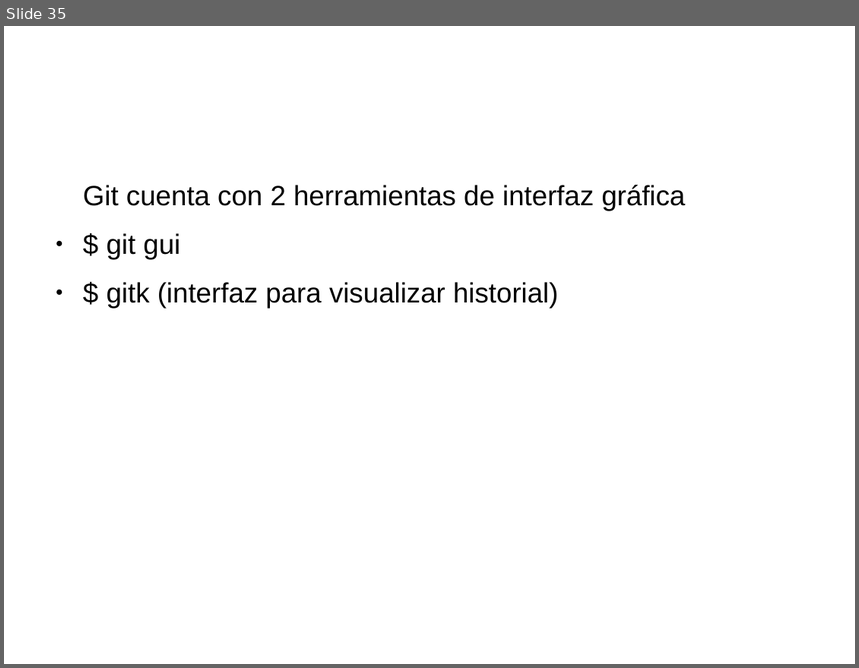
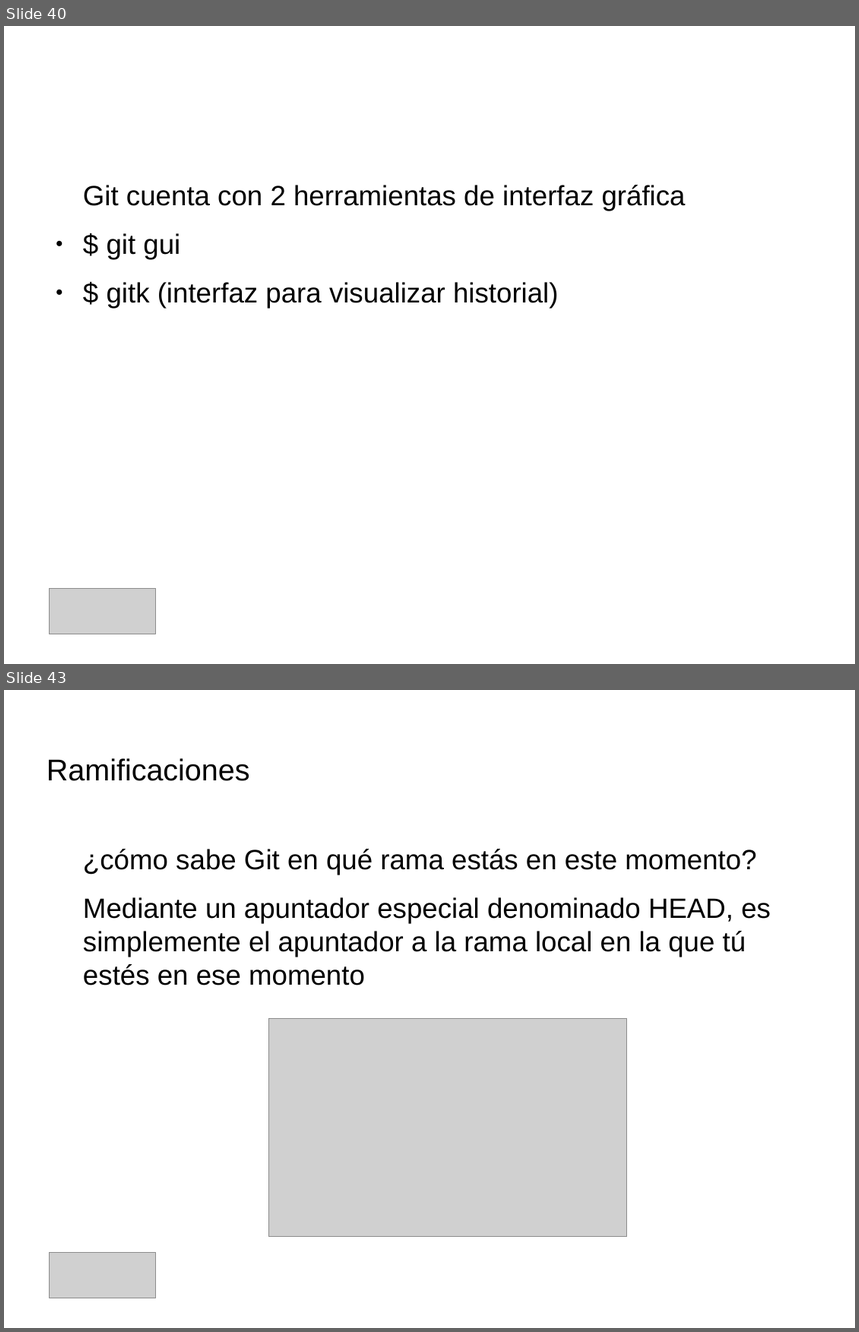
Before and after one commit to IllanPedro/Hardware, a slide deck: CursoGIT,GITHUB,SOURCETREE/Precentacion_Git.odp. Shown one above the other, each under a label of ours: slide 35 before the commit, slides 40 and 43 after it; the slides between them are not shown. The pictures are 859x668 and 859x1332 pixels, drawn with LibreOffice and Linux fonts; fonts in the diff are those of the drawing; grey boxes stand for pictures; background and template pictures are left out. Boxes give left, top, right and bottom in pixels: in the first picture for what was removed or moved away, otherwise in the second. Text is boxed around its words. In the diff, an @@ line names an element or a change of style, - is before the commit and + after.

```diff
--- a/CursoGIT,GITHUB,SOURCETREE/Precentacion_Git.odp
+++ b/CursoGIT,GITHUB,SOURCETREE/Precentacion_Git.odp
@@ slide 43 added at box(4, 690, 855, 1328), background picture (left out) @@
@@ title added at box(47, 758, 250, 781), 28 pt, text #000000 @@
+Ramificaciones
@@ text added at box(83, 849, 771, 986), 26 pt, text #000000 @@
+¿cómo sabe Git en qué rama estás en este momento?
+Mediante un apuntador especial denominado HEAD, es simplemente el apuntador a la rama local en la que tú estés en ese momento
@@ picture added at box(269, 1018, 627, 1237) @@
@@ picture added at box(50, 1253, 156, 1300) @@
@@ what was slide 35 is now slide 40 @@
@@ slide 40 changed as well @@
@@ picture added at box(50, 588, 156, 635) @@
```
Also in this commit, not shown: 6 other slides changed, 10 other slides added, 1 slide removed, 1 other file.
